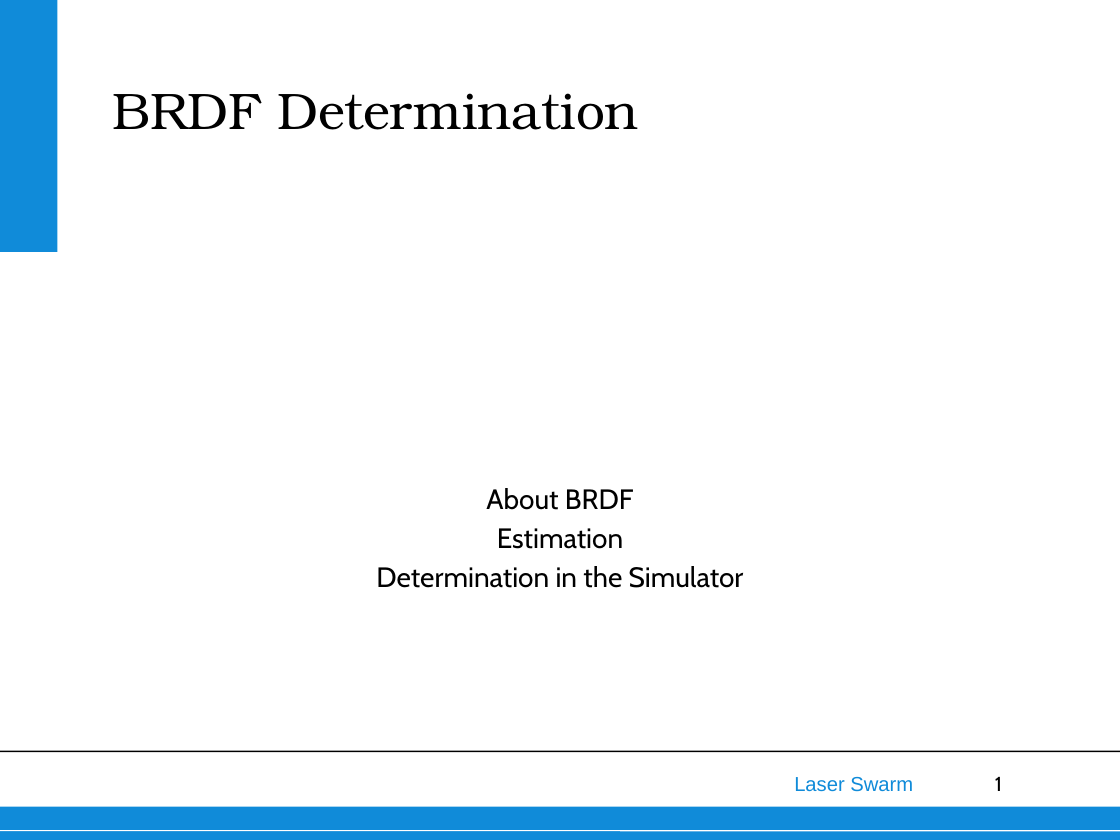
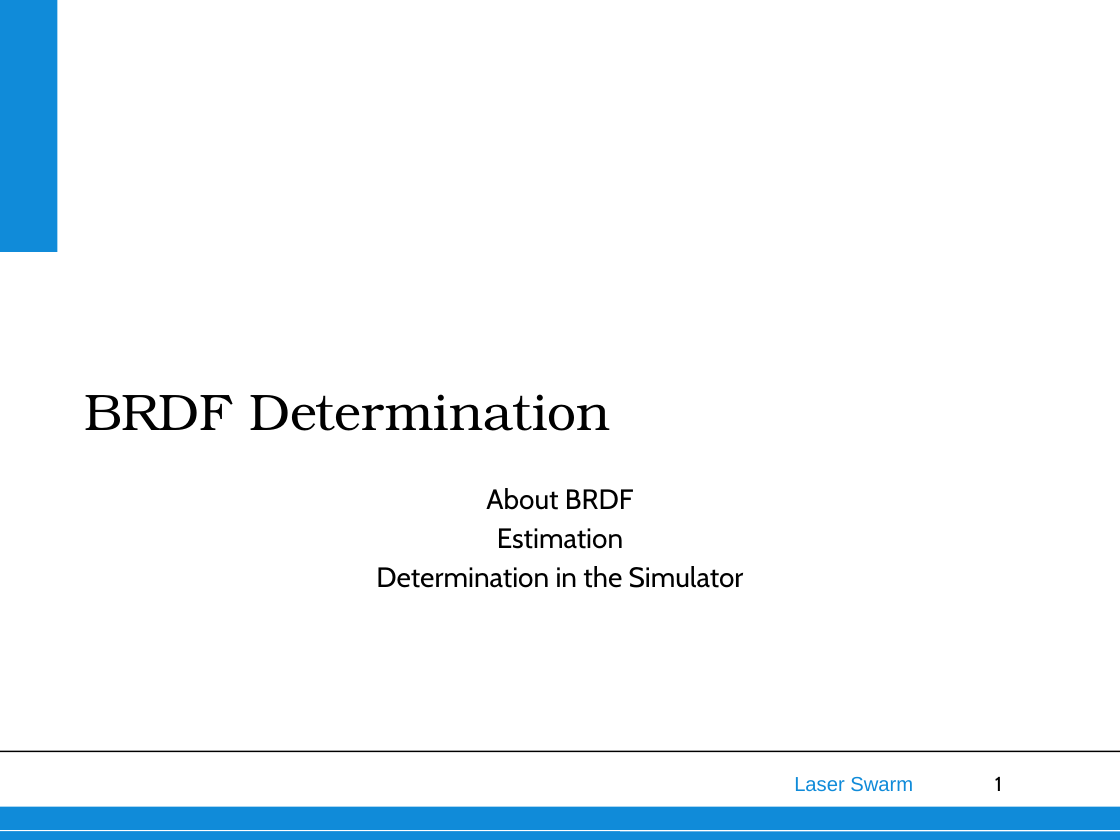
Before and after one commit to thewisenerd/laser-swarm, a slide deck: slide 1 of finalPresentation/subsections/BRDF.ppt. Drawn at 1120x840 pixels with LibreOffice and Linux fonts; fonts in the diff are those of the drawing; background and template pictures are left out. Boxes give left, top, right and bottom in pixels: in the first picture for what was removed or moved away, otherwise in the second. Text is boxed around its words. In the diff, an @@ line names an element or a change of style, - is before the commit and + after.

```diff
--- a/finalPresentation/subsections/BRDF.ppt
+++ b/finalPresentation/subsections/BRDF.ppt
@@ title "BRDF Determination": place and size @@
-title "BRDF Determination" at [112, 93, 639, 130]
+title "BRDF Determination" at [84, 394, 610, 431]
```
Also in this commit, not shown: 3 other slides changed, 2 slides added, 2 slides removed.
